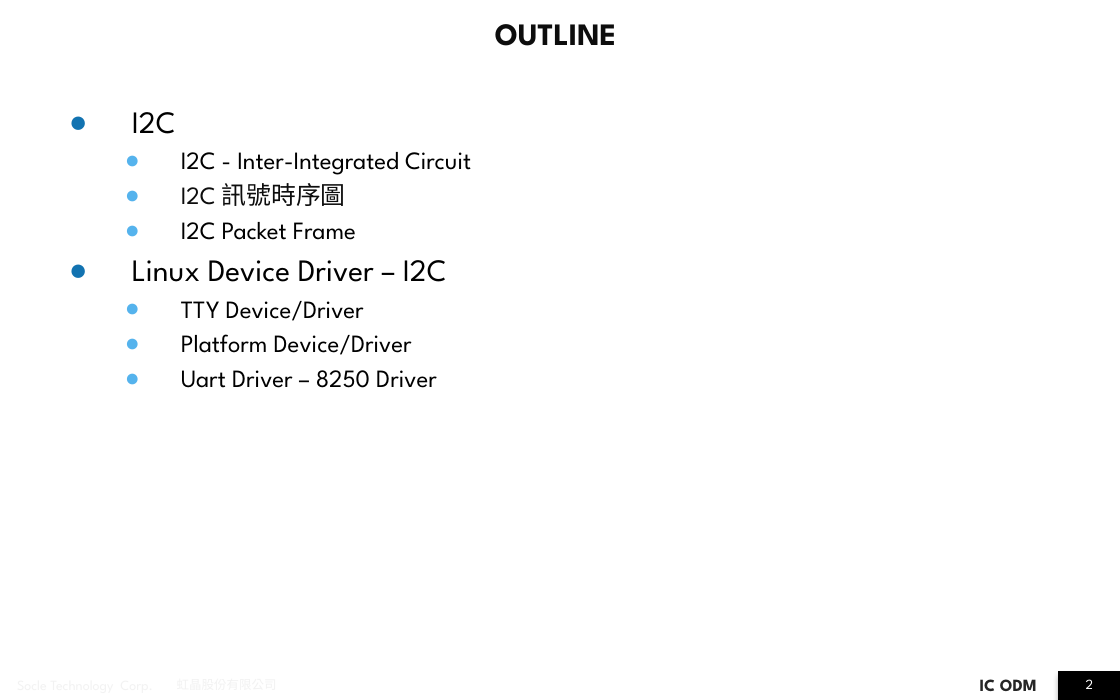
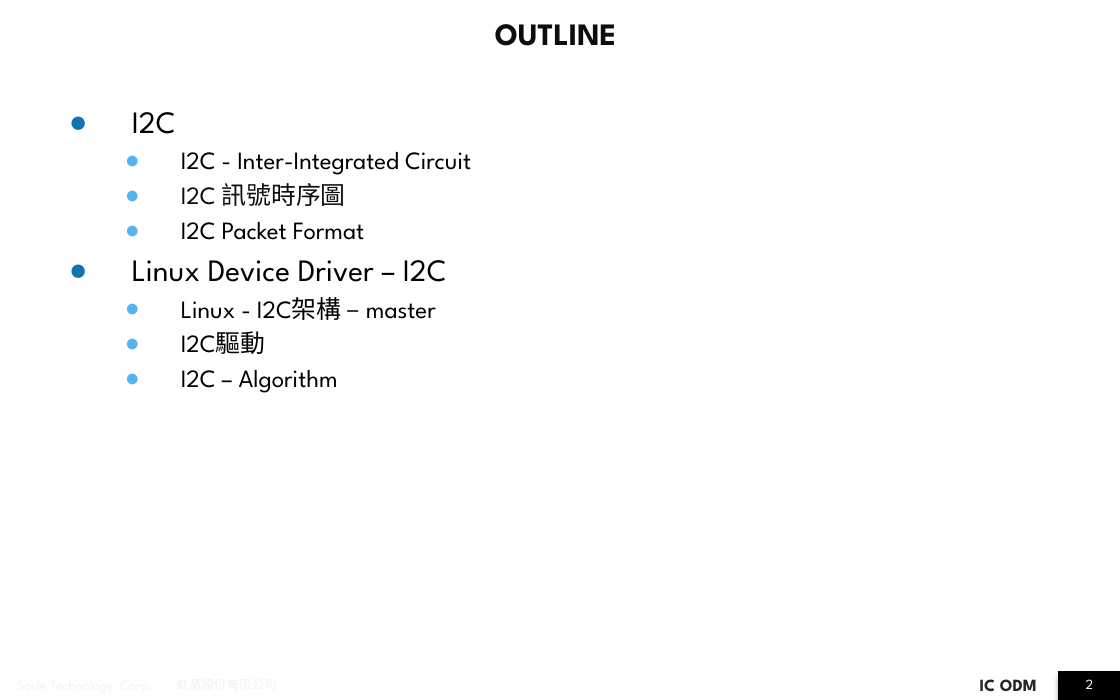
Before and after one commit to JomaskTsai/ppt_linux, a slide deck: slide 2 of i2c_report_ben.pptx. Drawn at 1120x700 pixels with LibreOffice and Linux fonts; fonts in the diff are those of the drawing; background and template pictures are left out. Boxes give left, top, right and bottom in pixels: in the first picture for what was removed or moved away, otherwise in the second. Text is boxed around its words. In the diff, an @@ line names an element or a change of style, - is before the commit and + after.

```diff
--- a/i2c_report_ben.pptx
+++ b/i2c_report_ben.pptx
@@ text at [181,222,364,240]: text changed @@
-  ● I2C Packet Frame
+  ● I2C Packet Format
@@ text at [181,297,436,393]: text changed @@
-  ● TTY Device/Driver
-  ● Platform Device/Driver
-  ● Uart Driver – 8250 Driver
+  ● Linux - I2C架構 – master
+  ● I2C驅動
+  ● I2C – Algorithm
```
Also in this commit, not shown: 15 other slides changed, 1 slide removed.
